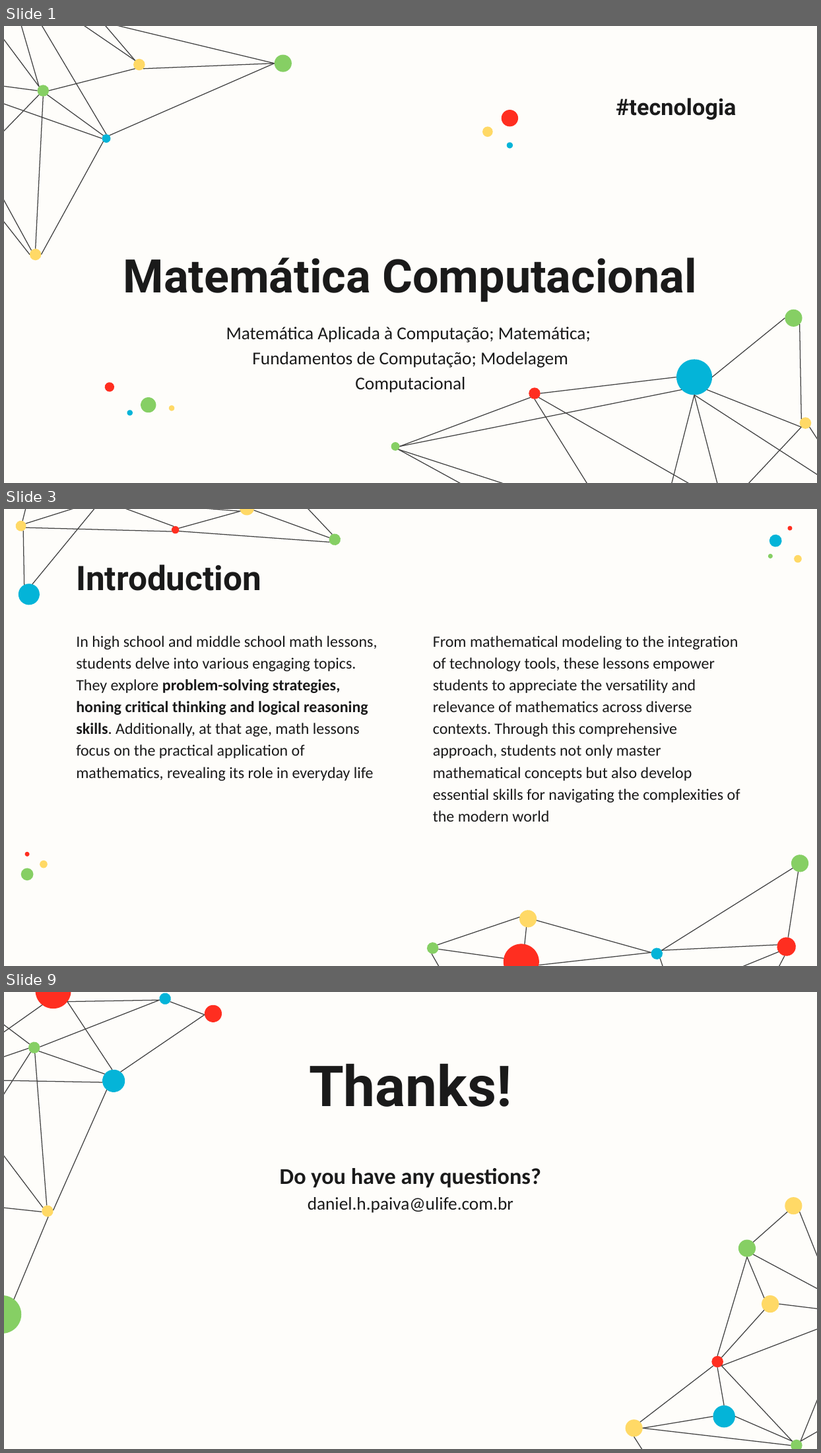
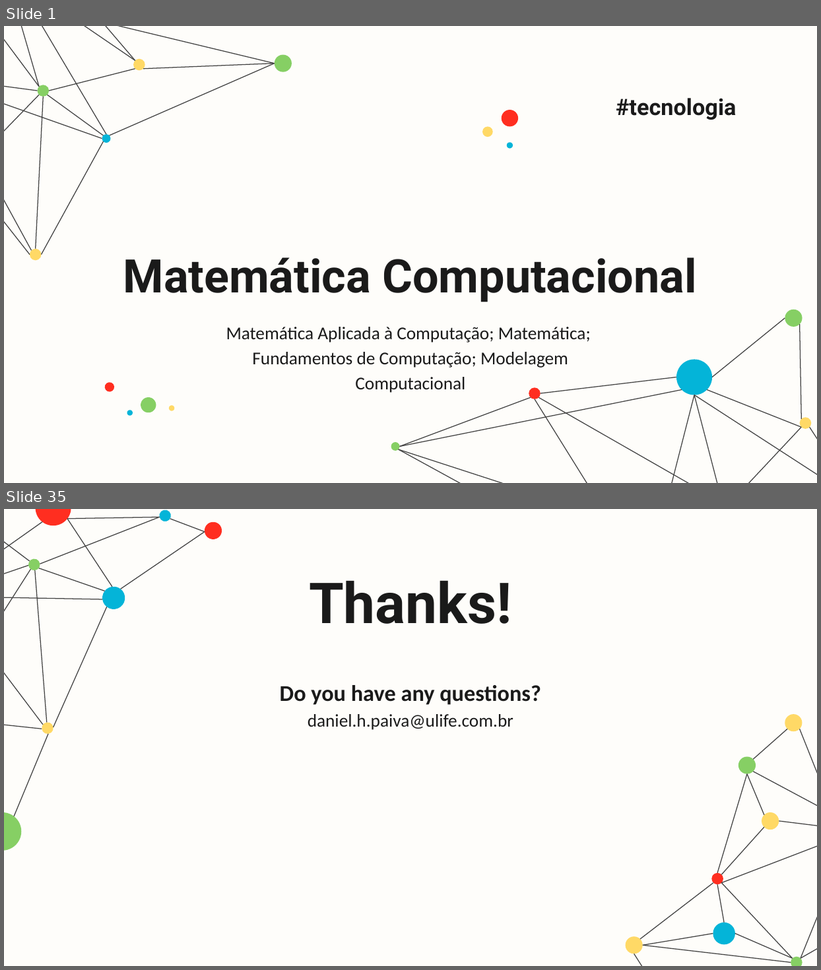
Before and after one commit to danhpaiva/una-teach-mca-202602, a slide deck: slide/teorica/05/05.mc.pptx. Shown one above the other, each under a label of ours: slides 1, 3 and 9 before the commit, slides 1 and 35 after it; the slides between them are not shown. The pictures are 821x1453 and 821x970 pixels, drawn with LibreOffice and Linux fonts; fonts in the diff are those of the drawing. Boxes give left, top, right and bottom in pixels: in the first picture for what was removed or moved away, otherwise in the second. Text is boxed around its words. In the diff, an @@ line names an element or a change of style, - is before the commit and + after.

```diff
--- a/slide/teorica/05/05.mc.pptx
+++ b/slide/teorica/05/05.mc.pptx
@@ slide 3 removed at <box>4,509,817,966</box>, background #FEFDFA @@
@@ title removed at <box>76,564,261,591</box> @@
-Introduction
@@ group removed at <box>21,526,802,881</box>: 7 ellipses @@
@@ subtitle removed at <box>76,636,378,781</box> @@
-In high school and middle school math lessons, students delve into various engaging topics. They explore problem-solving strategies, honing critical thinking and logical reasoning skills. Additionally, at that age, math lessons focus on the practical application of mathematics, revealing its role in everyday life
@@ subtitle removed at <box>433,636,741,822</box> @@
-From mathematical modeling to the integration of technology tools, these lessons empower students to appreciate the versatility and relevance of mathematics across diverse contexts. Through this comprehensive approach, students not only master mathematical concepts but also develop essential skills for navigating the complexities of the modern world
@@ group removed at <box>14,509,811,966</box>: 23 lines, 11 ellipses @@
@@ what was slide 9 is now slide 35 @@
```
Also in this commit, not shown: 2 slides changed, 31 slides added, 4 other slides removed, 1 other file.
